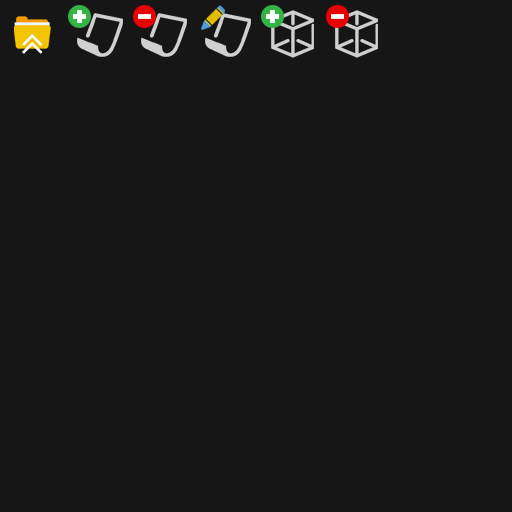
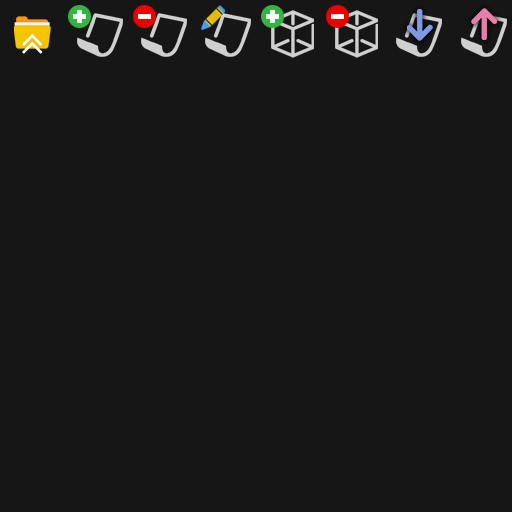
The second 512 x 512 image is a revision of the first. Changes to its layers:
added group "Export" with 2 layers above "Import" over (461, 8, 507, 57)
added layer "vecteezy_right-arrow-icon_15337678 copy" in group "Export" over (471, 8, 497, 40)
added layer "paper_3714 copy 4" (80%) in group "Export" over (461, 13, 507, 57)
added group "Import" with 2 layers above "AddCollection" over (396, 9, 442, 57)
added layer "vecteezy_right-arrow-icon_15337678" in group "Import" over (407, 9, 433, 41)
added layer "paper_3714 copy 3" (80%) in group "Import" over (396, 13, 442, 57)
